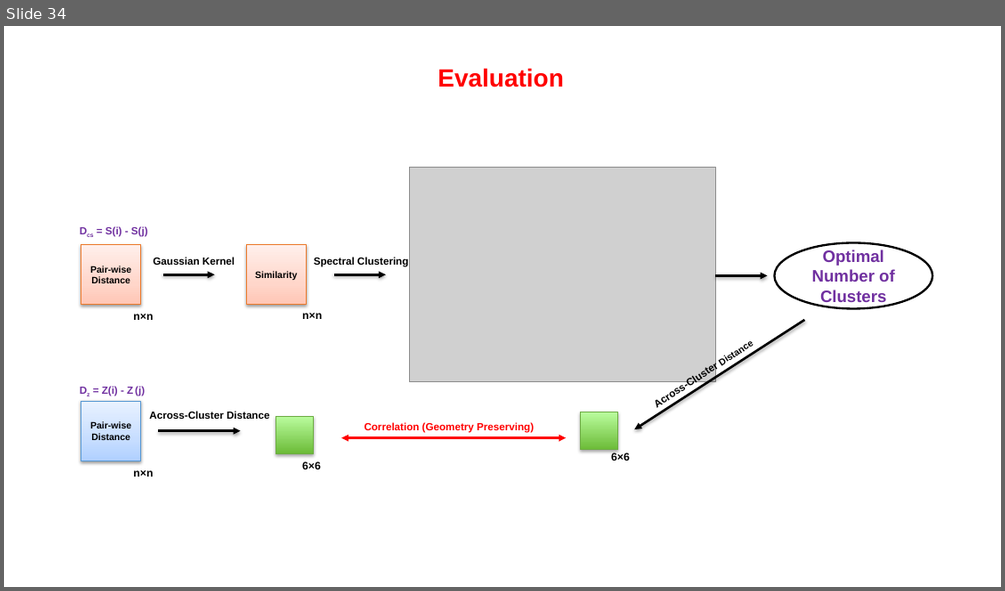
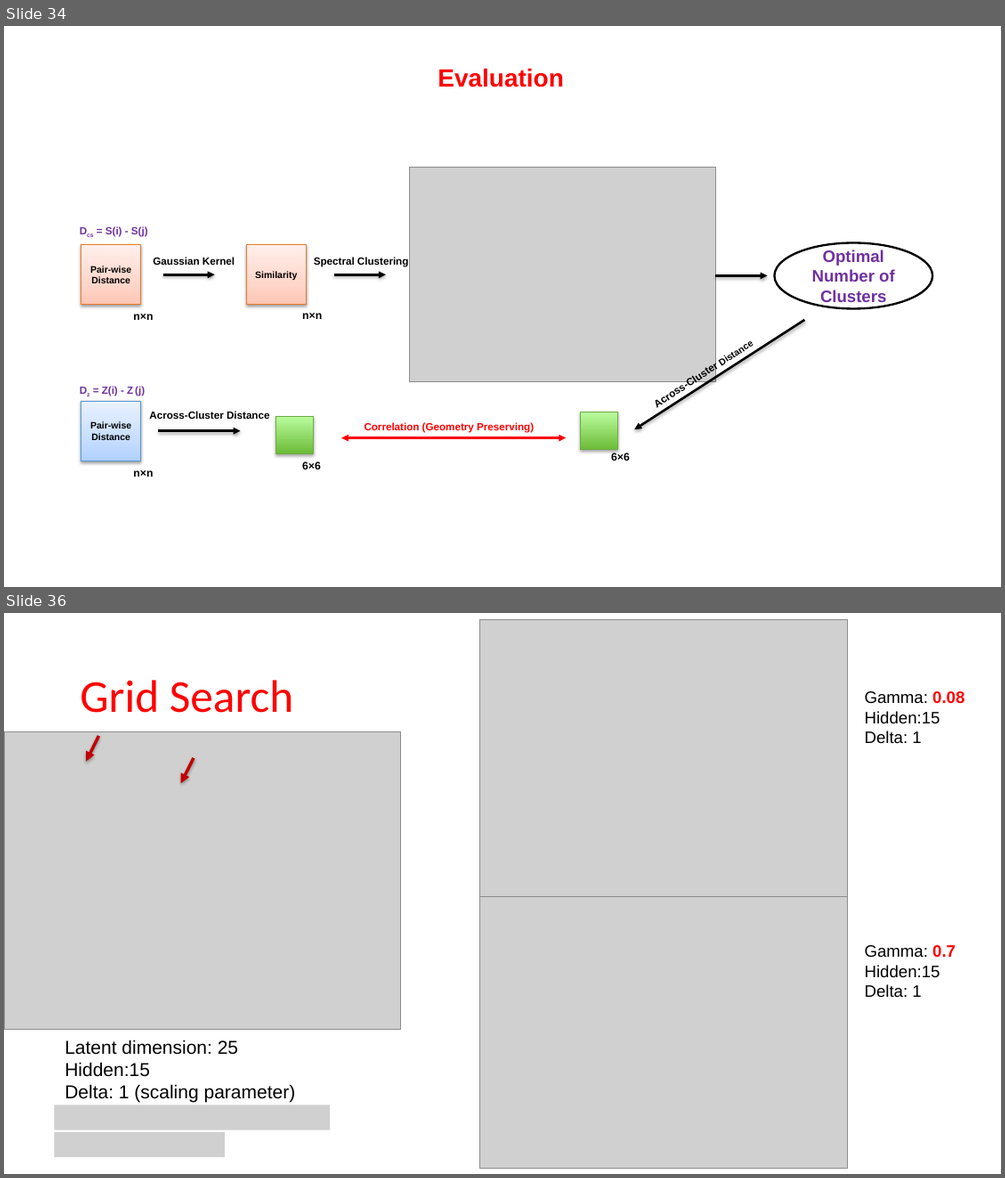
Before and after one commit to Esadeghii/Gaussian-Mixture-Model, a slide deck: clustering/GMM Model.pptx. Shown one above the other, each under a label of ours: slide 34 before the commit, slides 34 and 36 after it; the slides between them are not shown. The pictures are 1005x591 and 1005x1178 pixels, drawn with LibreOffice and Linux fonts; fonts in the diff are those of the drawing; grey boxes stand for pictures. Boxes give left, top, right and bottom in pixels: in the first picture for what was removed or moved away, otherwise in the second. Text is boxed around its words. In the diff, an @@ line names an element or a change of style, - is before the commit and + after.

```diff
--- a/clustering/GMM Model.pptx
+++ b/clustering/GMM Model.pptx
@@ slide 36 added at box(4, 613, 1001, 1174), background #FFFFFF @@
@@ picture added at box(479, 620, 848, 896) @@
@@ title added at box(80, 680, 293, 713), 44 pt, text #FF0000 @@
+Grid Search
@@ text added at box(865, 691, 964, 743), 16 pt, text #000000 @@
+Gamma: 0.08
+Hidden:15
+Delta: 1
@@ picture added at box(4, 732, 401, 1030) @@
@@ arrow added from (99, 736) to (86, 761), #C00000 3 pt @@
@@ arrow added from (194, 758) to (181, 784), #C00000 3 pt @@
@@ picture added at box(479, 892, 848, 1167) @@
@@ text added at box(865, 945, 955, 997), 16 pt, text #000000 @@
+Gamma: 0.7
+Hidden:15
+Delta: 1
@@ text added at box(65, 1039, 296, 1103), 18 pt, text #000000 @@
+Latent dimension: 25
+Hidden:15
+Delta: 1 (scaling parameter)
@@ picture added at box(54, 1105, 330, 1130) @@
@@ picture added at box(54, 1132, 225, 1158) @@
```
Also in this commit, not shown: 3 slides changed, 3 other slides added.
